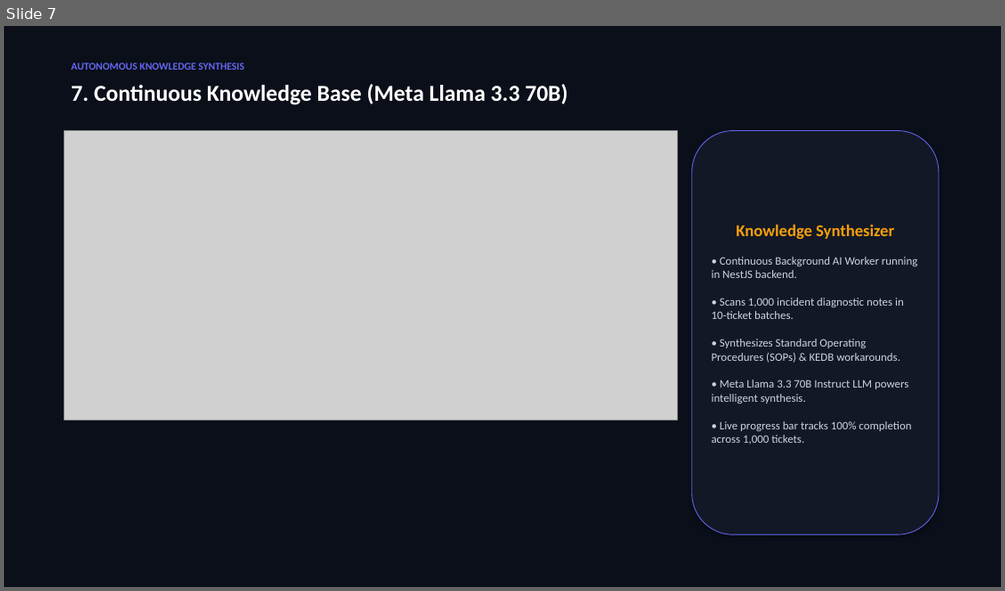
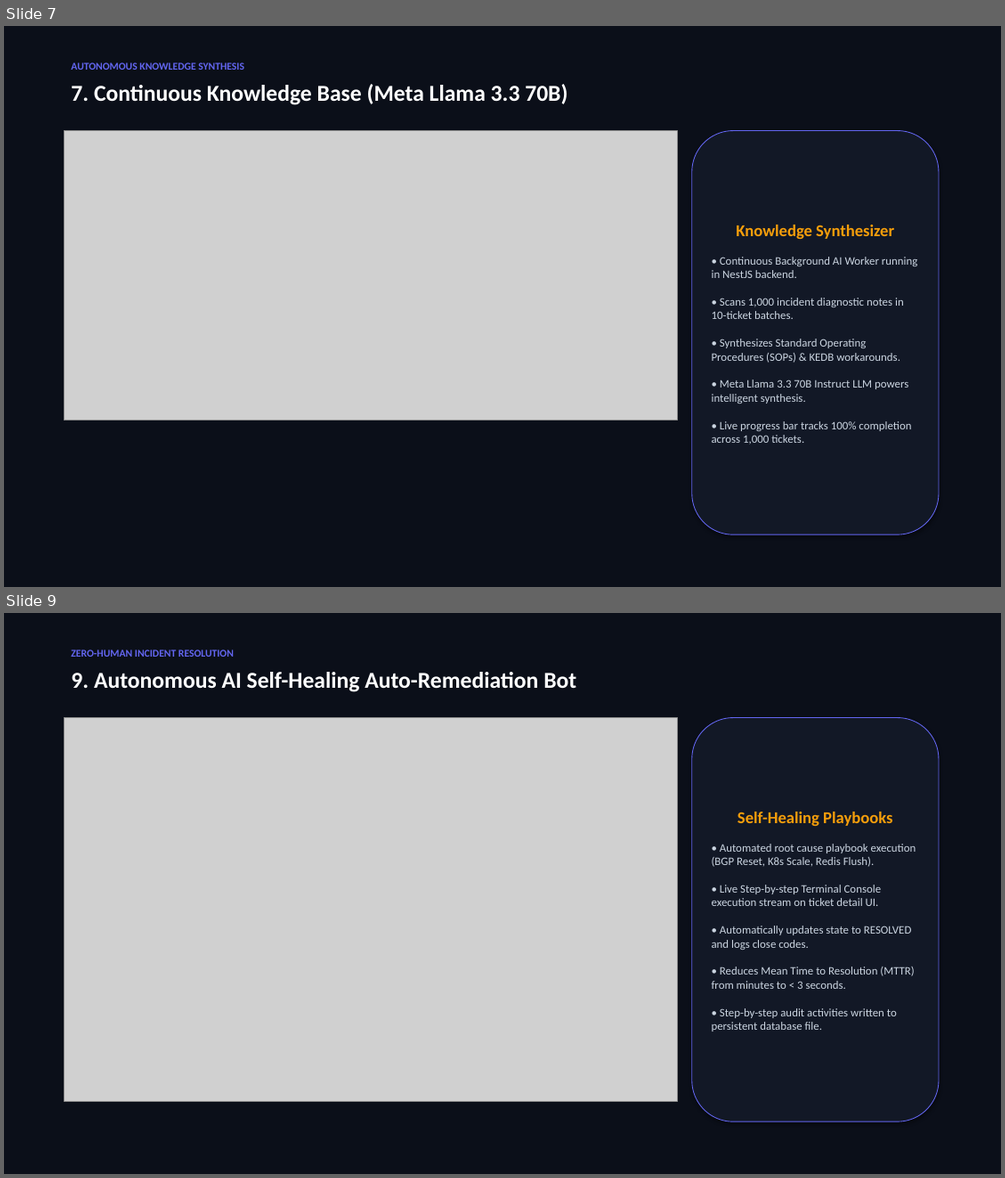
Before and after one commit to Venuvgp19/enterprise-itsm-platform, a slide deck: Enterprise_ITSM_Platform_Presentation.pptx. Shown one above the other, each under a label of ours: slide 7 before the commit, slides 7 and 9 after it; the slides between them are not shown. The pictures are 1005x591 and 1005x1178 pixels, drawn with LibreOffice and Linux fonts; fonts in the diff are those of the drawing; grey boxes stand for pictures. Boxes give left, top, right and bottom in pixels: in the first picture for what was removed or moved away, otherwise in the second. Text is boxed around its words. In the diff, an @@ line names an element or a change of style, - is before the commit and + after.

Commit message:
feat: add Interactive CMDB Visual Topology Graph and Autonomous AI Self-Healing Auto-Remediation Bot

```diff
--- a/Enterprise_ITSM_Platform_Presentation.pptx
+++ b/Enterprise_ITSM_Platform_Presentation.pptx
@@ slide 9 added at <box>4,613,1001,1174</box>, background #FFFFFF @@
@@ rectangle added at <box>4,613,1001,1174</box>, fill #0B0F19 @@
@@ text added at <box>71,649,234,657</box>, 10 pt, text #6366F1, bold @@
+ZERO-HUMAN INCIDENT RESOLUTION
@@ text added at <box>71,672,576,692</box>, 22 pt, text #FFFFFF, bold @@
+9. Autonomous AI Self-Healing Auto-Remediation Bot
@@ picture added at <box>64,718,677,1101</box> @@
@@ rounded rectangle added at <box>692,718,938,1121</box>, fill #121826, outline #6366F1 0.75 pt, 11 pt, text #CBD5E1 @@
+Self-Healing Playbooks
+• Automated root cause playbook execution (BGP Reset, K8s Scale, Redis Flush).
+• Live Step-by-step Terminal Console execution stream on ticket detail UI.
+• Automatically updates state to RESOLVED and logs close codes.
+• Reduces Mean Time to Resolution (MTTR) from minutes to < 3 seconds.
+• Step-by-step audit activities written to persistent database file.
```
Also in this commit, not shown: 1 other slide added, 8 other files.
